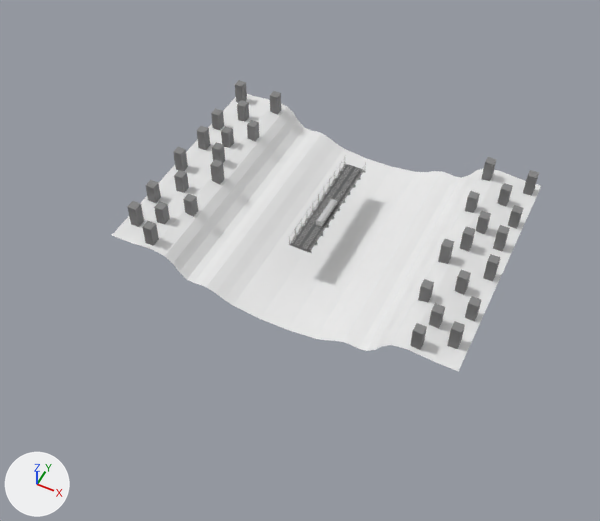
Before and after pictures for a commit that changed the FBX model Assets/Models/Train/New/TrainLoop.fbx.
Rendered twice from a camera (50 mm lens) standing at (887.0, -2037.0, 2180.0) and looking at (-52.0, -159.0, -168.0). Arrows for +X, +Y and +Z are at lower left; the lights stay in place. Where no turn or scale is listed for an object, it has been applied to the vertices.

Names of what the first picture shows: 'Buildings', 'Buildings.001', 'MirrorBridgeUp', 'MirrorBridgeUp.001', 'MirrorBridgeUp.003', 'Rail', 'Terrain', 'Terrain.001'.
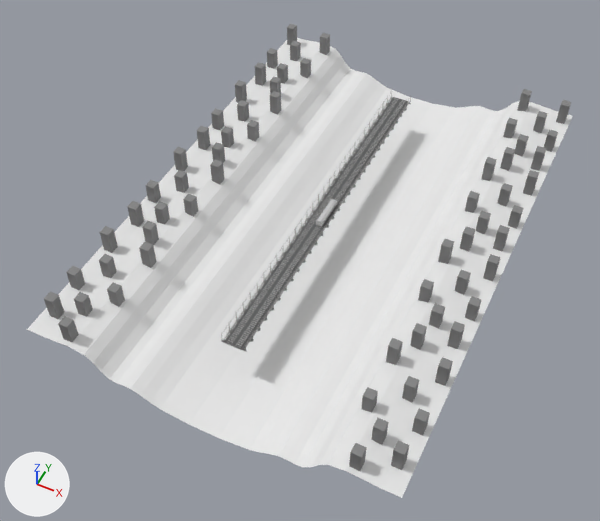
Diff of the bpy script that builds the scene:
```diff
--- a/Assets/Models/Train/New/TrainLoop.fbx.py
+++ b/Assets/Models/Train/New/TrainLoop.fbx.py
@@ ob_rail @@
 ob_rail = bpy.data.objects.new('Rail', me_cube_008)
-ob_rail.location = (-16.0, 226.0, -6.0)
+ob_rail.location = (-16.0, 706.0, -6.0)
@@ ob_mirrorbridgeup_001 @@
 ob_mirrorbridgeup_001 = bpy.data.objects.new('MirrorBridgeUp.001', me_cube_006)
-ob_mirrorbridgeup_001.location = (-16.0, 226.0, -6.0)
+ob_mirrorbridgeup_001.location = (-16.0, -254.0, -6.0)
@@ ob_mirrorbridgeup @@
 ob_mirrorbridgeup = bpy.data.objects.new('MirrorBridgeUp', me_cube_005)
-ob_mirrorbridgeup.location = (-16.0, 226.0, -6.0)
+ob_mirrorbridgeup.location = (-16.0, -254.0, -6.0)
@@ ob_mirrorbridgeup_003 @@
 ob_mirrorbridgeup_003 = bpy.data.objects.new('MirrorBridgeUp.003', me_cube_007)
-ob_mirrorbridgeup_003.location = (-16.0, 226.0, -6.0)
+ob_mirrorbridgeup_003.location = (-16.0, -254.0, -6.0)
@@ ob_buildings_002 @@
+ob_buildings_002 = bpy.data.objects.new('Buildings.002', me_cube_003.copy())  # the mesh of ob_buildings_001
+ob_buildings_002.location = (0.0, -710.0, -86.0)
@@ ob_containmentbars @@
+ob_containmentbars = bpy.data.objects.new('ContainmentBars', me_cube_006.copy())  # the mesh of ob_mirrorbridgeup_001
+ob_containmentbars.location = (-16.0, 706.0, -6.0)
@@ ob_terrain_002 @@
+ob_terrain_002 = bpy.data.objects.new('Terrain.002', me_plane_076)
+ob_terrain_002.location = (0.0, -710.0, -86.0)
@@ ob_cables @@
+ob_cables = bpy.data.objects.new('Cables', me_cube_007.copy())  # the mesh of ob_mirrorbridgeup_003
+ob_cables.location = (-16.0, 706.0, -6.0)
@@ ob_terrain_003 @@
+ob_terrain_003 = bpy.data.objects.new('Terrain.003', me_plane_077)
+ob_terrain_003.location = (0.0, 730.0, -86.0)
@@ ob_buildings_003 @@
+ob_buildings_003 = bpy.data.objects.new('Buildings.003', me_cube_003.copy())  # the mesh of ob_buildings_001
+ob_buildings_003.location = (0.0, 730.0, -86.0)
@@ ob_bridgeup @@
+ob_bridgeup = bpy.data.objects.new('BridgeUp', me_cube_005.copy())  # the mesh of ob_mirrorbridgeup
+ob_bridgeup.location = (-16.0, 706.0, -6.0)
@@ ob_rail_002 @@
+ob_rail_002 = bpy.data.objects.new('Rail.002', me_cube_008.copy())  # the mesh of ob_rail
+ob_rail_002.location = (-16.0, -254.0, -6.0)
```

Where the change shows, as pixel boxes (x1, y1, x2, y2) in the pictures (600 x 521 px):
'Terrain.002', added
    after: (27, 237, 458, 498)
'Terrain.003', added
    after: (246, 38, 573, 186)
'Buildings.002', added
    after: (44, 226, 453, 471)
'Buildings.003', added
    after: (255, 24, 571, 171)
'MirrorBridgeUp', moved
    before: (289, 164, 366, 253)
    after: (222, 244, 311, 351)
'BridgeUp', added
    after: (346, 97, 411, 171)
'Rail', moved
    before: (294, 165, 361, 249)
    after: (349, 97, 406, 168)
'Rail.002', added
    after: (227, 245, 307, 348)
'MirrorBridgeUp.001', moved
    before: (290, 164, 364, 251)
    after: (223, 243, 310, 350)
'MirrorBridgeUp.003', moved
    before: (289, 162, 366, 250)
    after: (221, 240, 311, 351)
'ContainmentBars', added
    after: (346, 96, 409, 170)
'Cables', added
    after: (348, 91, 411, 169)
